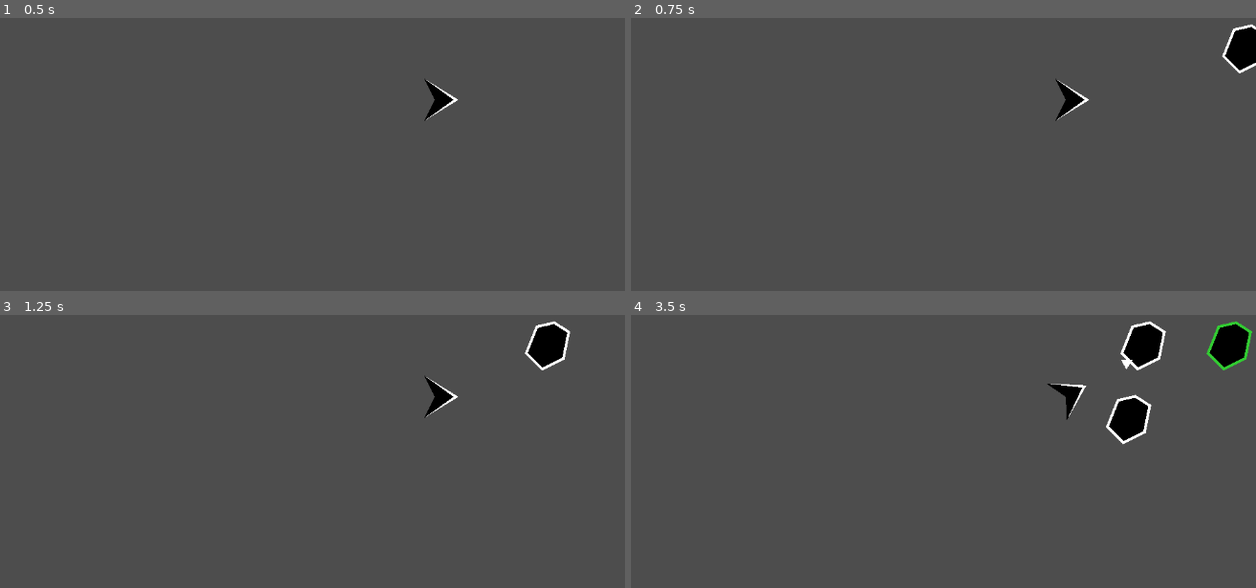
Above: before the commit, frames 1-4 (two rows, left to right).
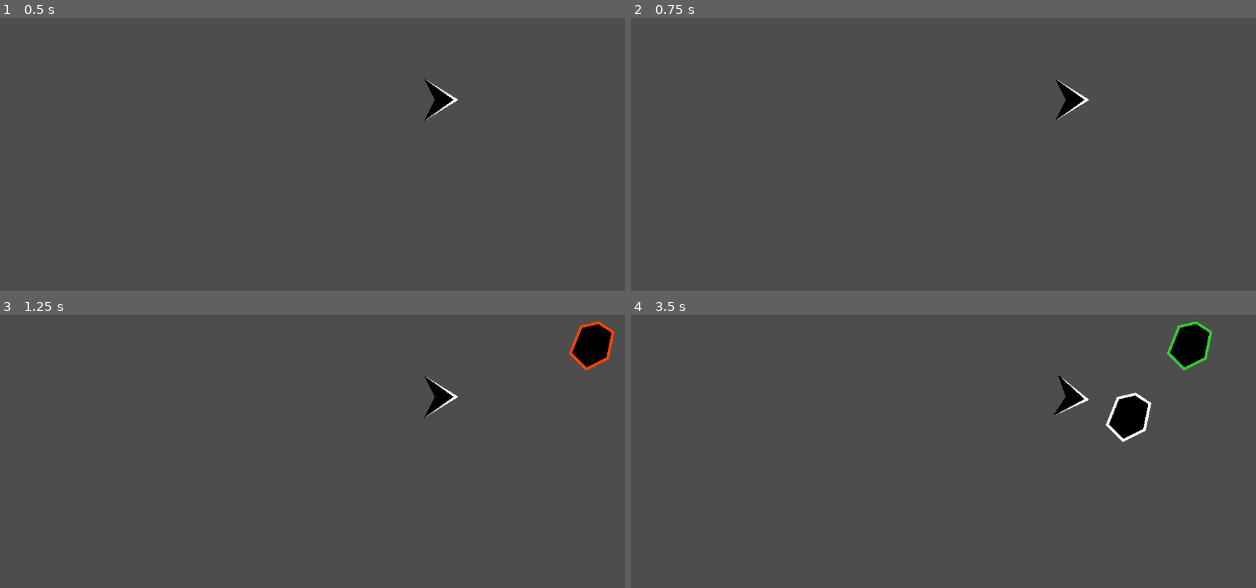
Above: after the commit, the same moments.

Repository: Cuckhands/monkey
Game: Godot game, scene res://scenes/test.tscn
Two runs of this game, one before a commit and one after it. Both use one fixed random seed, a clock stepped at 60 frames per second and the inputs below. The project has no main scene, so this scene is started directly.
Inputs (mouse positions are in pixels of both pictures, inside the frame that each line leads up to):
- Up to frame 1 (0.5 s): no input
- Up to frame 2 (0.75 s): tap Enter at 0.5 s; move the mouse to (1043, 116) at 0.52 s
- Up to frame 3 (1.25 s): no input
- Up to frame 4 (3.5 s): move the mouse to (1174, 347) at 1.27 s; move the mouse to (1168, 347) at 2.02 s; move the mouse to (1243, 347) at 2.77 s

Frame 1 is identical in both runs. In frame 2, 0.7% of the frame differs, in the area x 94-100%, y 2-21%; in frame 3, 1.8%; in frame 4, 3.3%, in the area x 66-100%, y 2-48%.

Commit message:
Added attack priorities, bug fixes, and temp asteroid color system

Diff:
--- a/scenes/dart_monkey.tscn
+++ b/scenes/dart_monkey.tscn
@@ -17,7 +17,7 @@
 hitbox = NodePath("Hitbox")
 visual = NodePath("Visual")
 attack_timer = NodePath("AttackTimer")
-base_attack_speed = 1.0
+base_attack_speed = 2.5
 base_damage = 1
 
 [node name="Hitbox" type="Area2D" parent="."]
--- a/scenes/test.tscn
+++ b/scenes/test.tscn
@@ -16,12 +16,10 @@
 curve = SubResource("Curve2D_8uh7m")
 
 [node name="SpawnTimer" type="Timer" parent="."]
-wait_time = 0.66
 autostart = true
 
 [node name="Dart Monkey" parent="." instance=ExtResource("2_bl13t")]
 position = Vector2(865, 268)
-base_damage = 2
 
 [connection signal="child_entered_tree" from="." to="." method="_on_child_entered_tree"]
 [connection signal="child_exiting_tree" from="." to="." method="_on_child_exiting_tree"]
--- a/scripts/asteroid.gd
+++ b/scripts/asteroid.gd
@@ -9,28 +9,37 @@
 @export var move_speed: float = 0.0
 @export var hp: int = 2
 
+# This will be assigned by the game when spawned
+var follower: PathFollow2D = null
 
 # Called when the node enters the scene tree for the first time.
 func _ready() -> void:
-	line_2d.default_color = Color.WHITE
-
+	update_color()
 
 # Called 60 times a second. 'delta' is the elapsed time since the previous tick.
 func _physics_process(_delta: float) -> void:
 	pass
 
-# Highlights the Asteroid when hovered
-func _on_mouse_entered() -> void:
-	line_2d.default_color = Color.LIME_GREEN
-func _on_mouse_exited() -> void:
-	line_2d.default_color = Color.WHITE
+## Highlights the Asteroid when hovered
+#func _on_mouse_entered() -> void:
+	#line_2d.default_color = Color.LIME_GREEN
+#func _on_mouse_exited() -> void:
+	#line_2d.default_color = Color.WHITE
 
+## Deals damage to the asteroid and kills it when the HP is reduced to <= 0
 func hit(damage: int) -> void:
-	# HP can be set to whatever tbr fr, kinda works. fixed the BUG where the
-	# thing kills everything cuz that wasnt good lmao
 	hp -= damage
 	if hp < 1:
 		emit_signal("died")
 		if !is_queued_for_deletion():
 			queue_free()
 		#get_parent().queue_free()
+	update_color()
+
+## Changes the color of the asteroid based on its health
+func update_color() -> void:
+	match(hp):
+		1: line_2d.default_color = Color.WHITE
+		2: line_2d.default_color = Color.LIME_GREEN
+		3: line_2d.default_color = Color.ROYAL_BLUE
+		4: line_2d.default_color = Color.ORANGE_RED
--- a/scripts/follower.gd
+++ b/scripts/follower.gd
@@ -13,7 +13,7 @@
 	progress += asteroid.move_speed * delta
 
 	if progress_ratio >= 1.0:
-		print("An asteroid reached the end!")
+		print("An asteroid reached the end, dealing ", asteroid.hp, " damage!")
 		asteroid.queue_free()
 		queue_free()
 
--- a/scripts/monkey.gd
+++ b/scripts/monkey.gd
@@ -33,7 +33,7 @@
 @export var base_damage: int
 
 ## Self-explanatory
-var current_priority := AttackPriority.NEAREST
+var current_priority := AttackPriority.FIRST
 
 var is_debug_enabled: bool = false
 var debug: Dictionary = {
@@ -98,7 +98,6 @@
 	projectile.rotate(visual.rotation)
 	projectile.position = position
 
-
 	attack_timer.start()
 
 ## Throws a projectile upon timer completion if there is at least one asteroid inside
@@ -113,7 +112,16 @@
 			return get_nearest_area(areas)
 		AttackPriority.FARTHEST:
 			return get_farthest_area(areas)
-	return null
+		AttackPriority.FIRST:
+			return get_first_area(areas)
+		AttackPriority.LAST:
+			return get_last_area(areas)
+		AttackPriority.HEALTHIEST:
+			return get_healthiest_area(areas)
+		AttackPriority.WEAKEST:
+			return get_weakest_area(areas)
+		_:
+			return null
 
 ## Gets the asteroid nearest to the monkey.
 func get_nearest_area(areas: Array[Area2D]) -> Area2D:
@@ -121,6 +129,7 @@
 	var nearest_area: Area2D = null
 	for area in areas:
 		if global_position.distance_to(area.global_position) < nearest_distance:
+			nearest_distance = global_position.distance_to(area.global_position)
 			nearest_area = area
 	return nearest_area
 
@@ -130,5 +139,48 @@
 	var farthest_area: Area2D = null
 	for area in areas:
 		if global_position.distance_to(area.global_position) > farthest_distance:
+			farthest_distance = global_position.distance_to(area.global_position)
 			farthest_area = area
 	return farthest_area
+
+## Gets the asteroid with the highest progress following the path.
+func get_first_area(areas: Array[Area2D]) -> Area2D:
+	var highest_progress: float = -1.0
+	var furthest_area: Area2D = null
+	for area in areas:
+		var follower_progress: float = area.follower.progress
+		if follower_progress > highest_progress:
+			highest_progress = follower_progress
+			furthest_area = area
+	return furthest_area
+
+## Gets the asteroid with the lowest progress following the path.
+func get_last_area(areas: Array[Area2D]) -> Area2D:
+	var lowest_progress: float = INF
+	var tardiest_area: Area2D = null
+	for area in areas:
+		var follower_progress: float = area.follower.progress
+		if follower_progress < lowest_progress:
+			lowest_progress = follower_progress
+			tardiest_area = area
+	return tardiest_area
+
+## Gets the asteroid with the highest current health.
+func get_healthiest_area(areas: Array[Area2D]) -> Area2D:
+	var highest_hp: int = 0
+	var healthiest_area: Area2D = null
+	for area in areas:
+		if (area.hp > highest_hp):
+			highest_hp = area.hp
+			healthiest_area = area
+	return healthiest_area
+
+## Gets the asteroid with the lowest current health.
+func get_weakest_area(areas: Array[Area2D]) -> Area2D:
+	var lowest_hp: int = (1 << 32) - 1 # 32-bit integer MAXIMUM
+	var weakest_area: Area2D = null
+	for area in areas:
+		if (area.hp < lowest_hp): # Consider adding `&& area.hp > 0`
+			lowest_hp = area.hp
+			weakest_area = area
+	return weakest_area
--- a/scripts/test.gd
+++ b/scripts/test.gd
@@ -9,18 +9,42 @@
 var is_debug_enabled = false
 var monkeys: Array[Monkey] = []
 
+# Called when the node enters the scene tree for the first time.
 func _ready() -> void:
 	pass
 
+# TODO: This needs to be swapped out for a system that reads from a
+# LinkedList that contains all of the asteroids that are supposed to be spawned
+# this wave, a timer defining how long to wait before spawning the next one,
+# a pointer to the next Link (obv), and a break point. Either we use one long
+# LinkedList, or we use a special type of LinkedList that contains a reference
+# to the spawn list that we clear separately plus a link to the "next wave".
+#
+# Like this:
+#	wave: SpawnList
+#		- head: Link	#contains a reference to the current aster to be spawned
+#		- next_wave: SpawnList	#contains a reference to the next spawn_list
+#
+#	head: AsterLink
+#		- asteroid: Asteroid
+#		- delay: float		# for use in the spawn timer
+#		- next_aster: AsterLink		# will be set as new head as head is pulled
+#
+# This means that we will need to designed two subclasses of the regular SLL
+# that either inherit from it or are actually just children of it directly. Idk
+#
+## Spawns an asteroid on the path with the given parameters
 func _on_spawn_timer_timeout() -> void:
 	var follower: PathFollow2D = FOLLOWER.instantiate()
 	var asteroid: Asteroid = ASTEROID.instantiate()
 
-	# We're choosing to decide speed at spawn time for some reason
+	# We're choosing to decide params at spawn time for some reason
 	asteroid.move_speed = 200.0
+	asteroid.hp = randi_range(1, 4)
 	follower.add_child(asteroid)
+	# Gives them references to eachother. NOTE: This seems inefficient.
 	follower.asteroid = asteroid
-
+	asteroid.follower = follower
 	path.add_child(follower)
 
 # Handles all remaining individual input events.
Not shown: 1 places in scenes/test.tscn that only renumber resources
